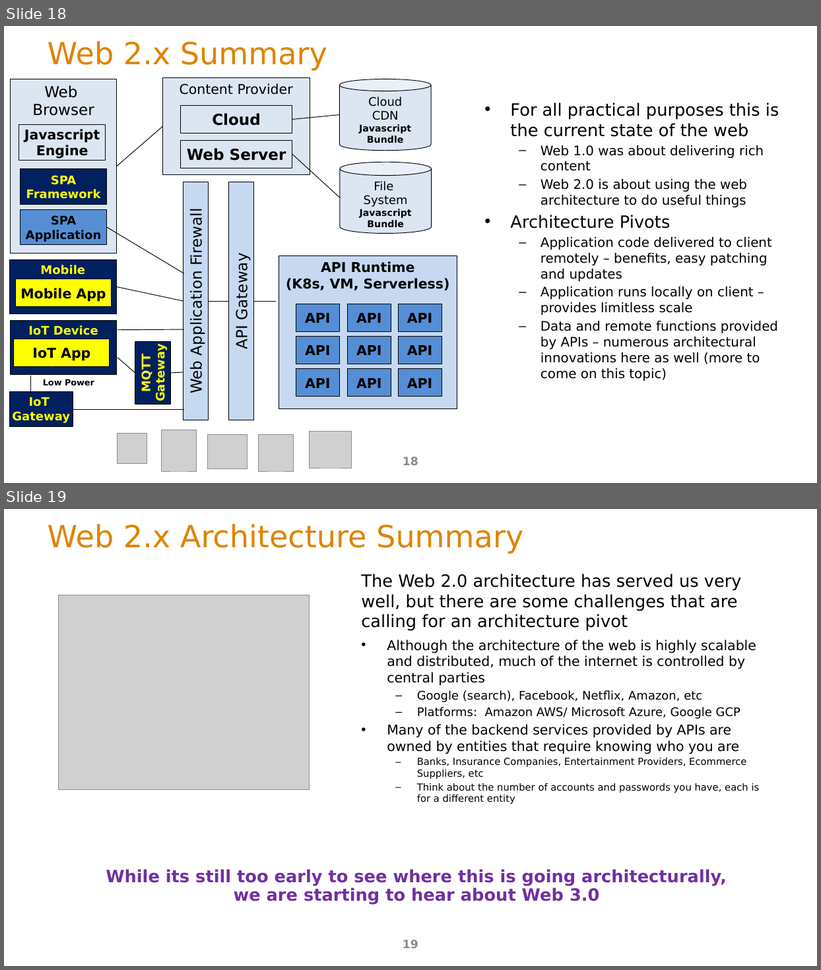
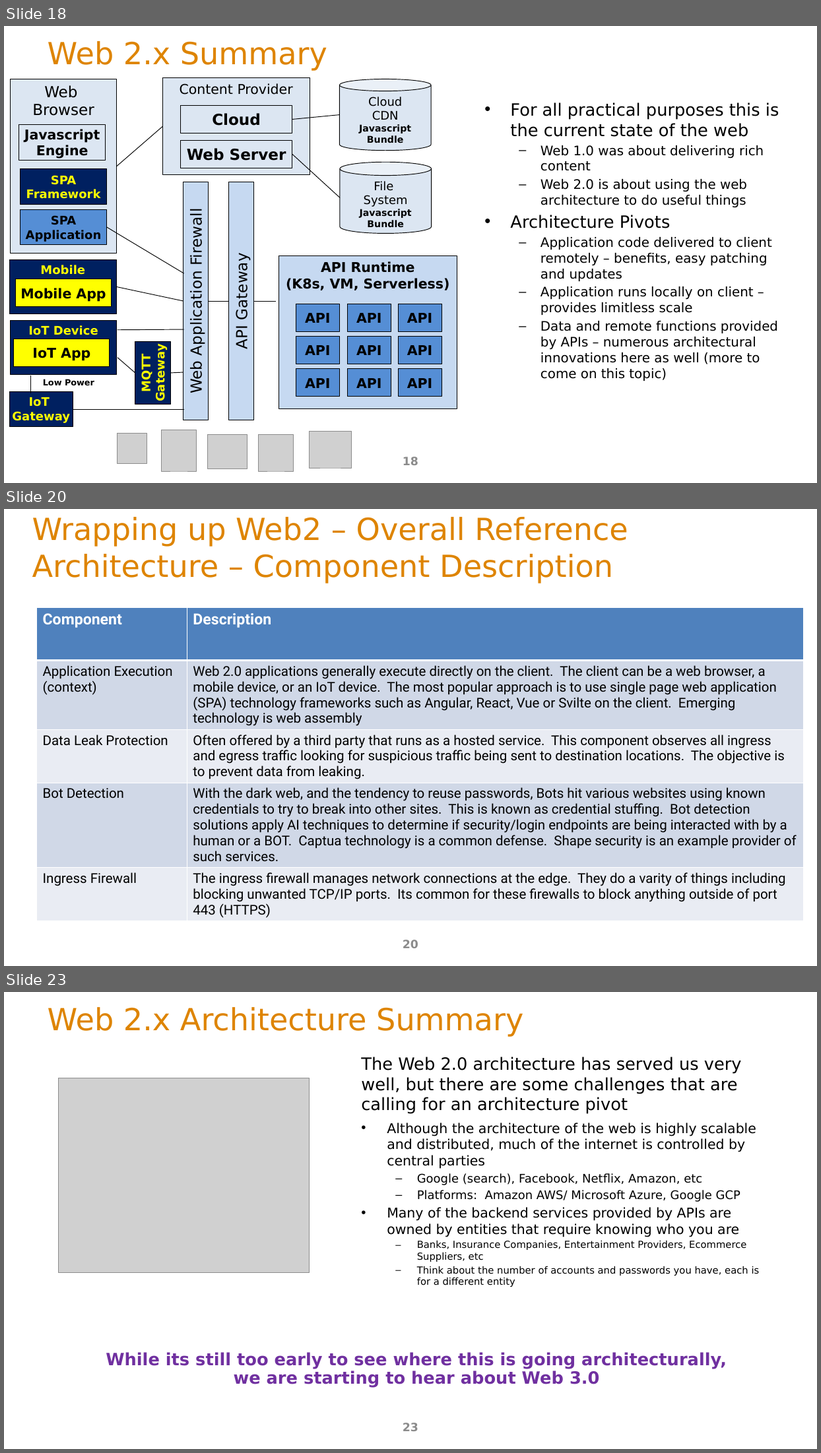
Before and after one commit to ArchitectingSoftware/SE577-SoftwareArchitecture, a slide deck: lectures/m5WebAndApiArchitecture.pptx. Shown one above the other, each under a label of ours: slides 18 and 19 before the commit, slides 18, 20 and 23 after it; the slides between them are not shown. The pictures are 821x970 and 821x1453 pixels, drawn with LibreOffice and Linux fonts; fonts in the diff are those of the drawing; grey boxes stand for pictures. Boxes give left, top, right and bottom in pixels: in the first picture for what was removed or moved away, otherwise in the second. Text is boxed around its words. In the diff, an @@ line names an element or a change of style, - is before the commit and + after.

Commit message:
web architecture update

```diff
--- a/lectures/m5WebAndApiArchitecture.pptx
+++ b/lectures/m5WebAndApiArchitecture.pptx
@@ slide 20 added at (x1=4, y1=509, x2=817, y2=966), background #FFFFFF @@
@@ title added at (x1=32, y1=517, x2=628, y2=584), 36 pt, text #DE8400 @@
+Wrapping up Web2 – Overall Reference Architecture – Component Description
@@ table added at (x1=36, y1=608, x2=804, y2=929), 5 rows, 2 columns @@
+Component | Description
+Application Execution / (context) | Web 2.0 applications generally execute directly on the client. The client can be a web browser, a mobile device, or an IoT device. The most popular approach is to use single page web application (SPA) technology frameworks such as Angular, React, Vue or Svilte on the client. Emerging technology is web assembly
+Data Leak Protection | Often offered by a third party that runs as a hosted service. This component observes all ingress and egress traffic looking for suspicious traffic being sent to destination locations. The objective is to prevent data from leaking.
+Bot Detection | With the dark web, and the tendency to reuse passwords, Bots hit various websites using known credentials to try to break into other sites. This is known as credential stuffing. Bot detection solutions apply AI techniques to determine if security/login endpoints are being interacted with by a human or a BOT. Captua technology is a common defense. Shape security is an example provider of such services.
+Ingress Firewall | The ingress firewall manages network connections at the edge. They do a varity of things including blocking unwanted TCP/IP ports. Its common for these firewalls to block anything outside of port 443 (HTTPS)
@@ page number added at (x1=403, y1=940, x2=418, y2=949), 13.5 pt, text #8C8C8C @@
+20
@@ what was slide 19 is now slide 23 @@
@@ page number at (x1=403, y1=1423, x2=418, y2=1432): text changed @@
-19
+23
```
Also in this commit, not shown: 3 slides changed, 16 other slides added, 2 slides removed, 1 other file.
